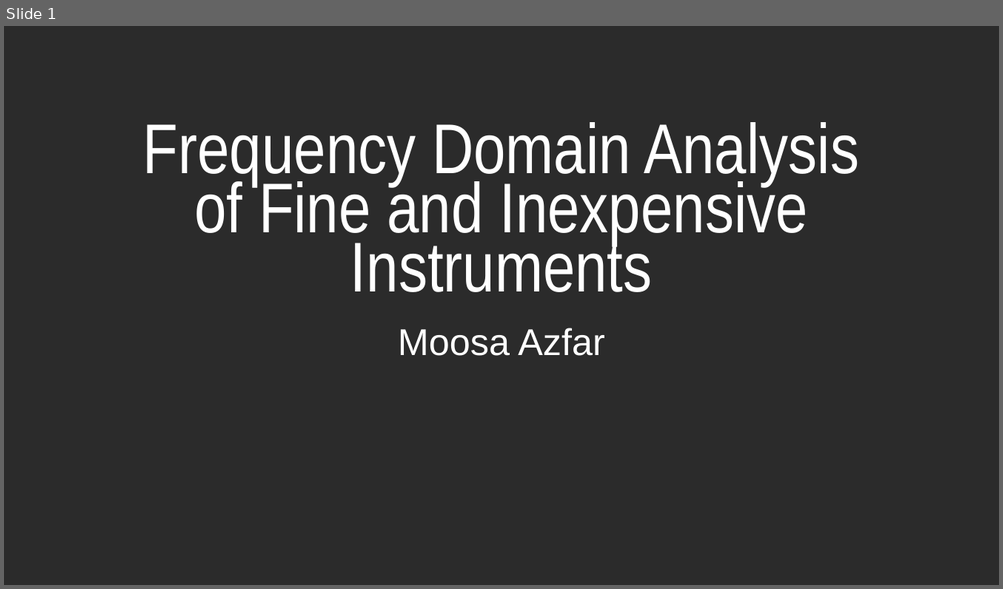
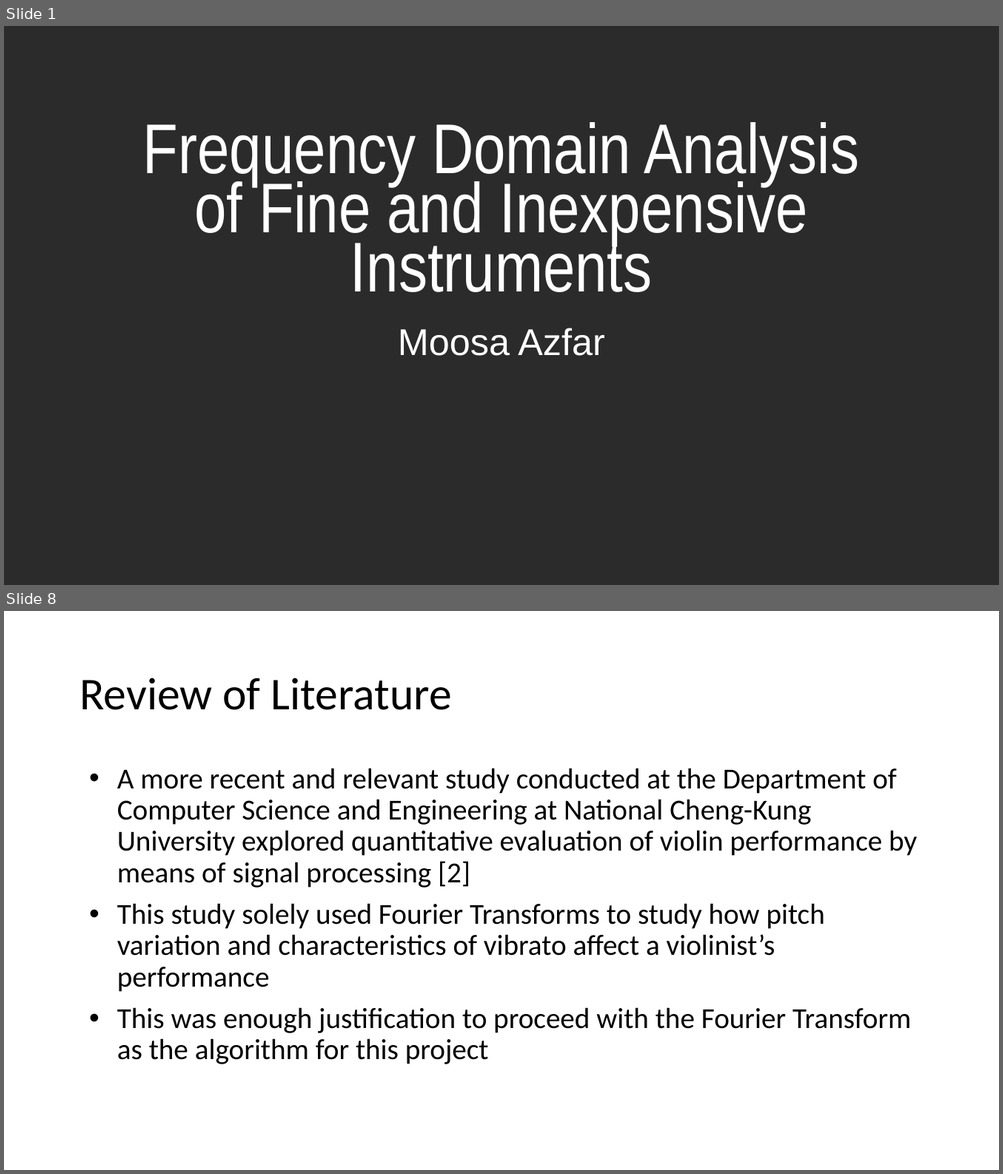
Before and after one commit to mxazfar/Music-Project, a slide deck: URC Presentation.pptx. Shown one above the other, each under a label of ours: slide 1 before the commit, slides 1 and 8 after it; the slides between them are not shown. The pictures are 1003x589 and 1003x1174 pixels, drawn with LibreOffice and Linux fonts; fonts in the diff are those of the drawing; background and template pictures are left out; a plain dark background stands for a picture behind light text. Boxes give left, top, right and bottom in pixels: in the first picture for what was removed or moved away, otherwise in the second. Text is boxed around its words. In the diff, an @@ line names an element or a change of style, - is before the commit and + after.

```diff
--- a/URC Presentation.pptx
+++ b/URC Presentation.pptx
@@ slide 8 added at bbox=[4, 611, 999, 1170], background #FFFFFF @@
@@ title added at bbox=[79, 678, 452, 710], 44 pt, text #000000 @@
+Review of Literature
@@ text added at bbox=[117, 768, 916, 1065], 28 pt, text #000000 @@
+• A more recent and relevant study conducted at the Department of Computer Science and Engineering at National Cheng-Kung University explored quantitative evaluation of violin performance by means of signal processing [2]
+• This study solely used Fourier Transforms to study how pitch variation and characteristics of vibrato affect a violinist’s performance
+• This was enough justification to proceed with the Fourier Transform as the algorithm for this project
```
Also in this commit, not shown: 16 other slides added, 1 slide removed.
